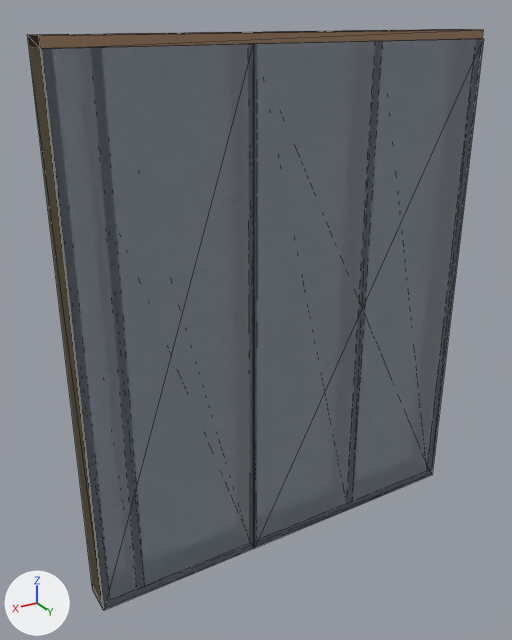
What one commit did to the glTF model panels/EX3_GF.glb.
Camera for both pictures: a 50 mm lens placed at (1.65, 2.48, 1.25), pointed at (0.12, -0.06, -0.02). Arrows for +X, +Y and +Z are at lower left; the lights stay in place. The older version comes first. Mesh edges are drawn as thin lines. Vertices at exactly the same position are counted once.

Objects in the first picture: 'EX3 GF'.
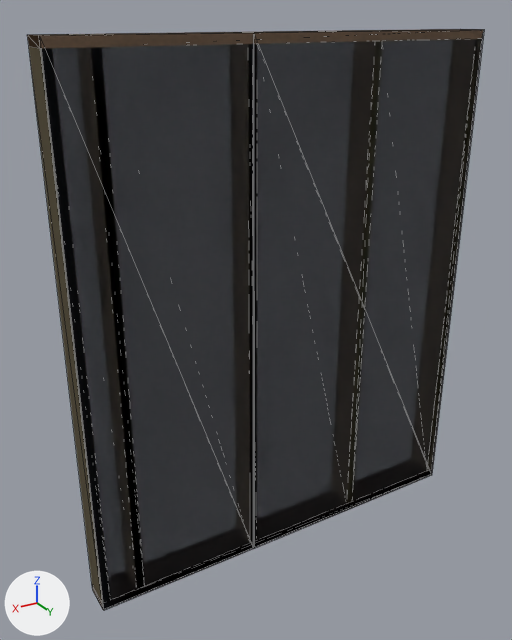
Where the change shows, as pixel boxes [x1, y1, x2, y2] in the pictures (512 x 640 px; the box of a moved part takes in the faces that stretch with it):
```json
{"object": "EX3 GF", "change": "reshaped", "before": [27, 29, 483, 611], "after": [27, 29, 484, 611]}
{"part": 1, "of": "me_ex3_gf", "change": "moved or reshaped", "before": [41, 39, 483, 611], "after": [40, 30, 484, 611]}
```

Edits to the scene script, one JSON object a line:
```json
{"block": "me_ex3_gf", "where": "me_ex3_gf.from_pydata(...)  # 104 vertices, 156 faces, 156 loose edges; spans x -0.99..0.99, y -0.07..0.07, z -1.19..1.19"}
{"block": "me_ex3_gf", "where": "# used by ob_ex3_gf; location = (0.0, 0.0, 0.0)"}
{"block": "me_ex3_gf", "change": "me_ex3_gf part 1"}
{"op": "set", "path": "me_ex3_gf.vertices[89].co", "old": "(-0.99, 0.07, -1.19)", "new": "(0.21, 0.07, -1.19)", "note": "pixel (431, 474) -> pixel (254, 548)"}
{"op": "set", "path": "me_ex3_gf.vertices[90].co", "old": "(0.21, 0.07, -1.19)", "new": "(0.21, 0.07, 1.19)", "note": "pixel (253, 547) -> pixel (254, 33)"}
{"op": "set", "path": "me_ex3_gf.vertices[91].co", "old": "(0.21, 0.07, -1.19)", "new": "(-0.99, 0.07, 1.19)", "note": "pixel (254, 548) -> pixel (484, 29)"}
{"op": "set", "path": "me_ex3_gf.vertices[92].co", "old": "(0.21, 0.07, 1.15)", "new": "(-0.99, 0.07, -1.19)", "note": "pixel (252, 43) -> pixel (431, 474)"}
{"op": "set", "path": "me_ex3_gf.vertices[93].co", "old": "(0.21, 0.07, 1.15)", "new": "(-0.99, 0.07, 1.19)", "note": "pixel (254, 43) -> pixel (483, 29)"}
{"op": "set", "path": "me_ex3_gf.vertices[94].co", "old": "(-0.99, 0.07, 1.15)", "new": "(0.21, 0.07, 1.19)", "note": "pixel (481, 38) -> pixel (252, 33)"}
{"op": "set", "path": "me_ex3_gf.vertices[95].co", "old": "(-0.99, 0.07, 1.15)", "new": "(0.21, 0.07, -1.19)", "note": "pixel (483, 38) -> pixel (253, 547)"}
{"op": "set", "path": "me_ex3_gf.vertices[97].co", "old": "(0.21, 0.07, -1.19)", "new": "(0.99, 0.07, -1.19)", "note": "pixel (253, 547) -> pixel (104, 610)"}
{"op": "set", "path": "me_ex3_gf.vertices[98].co", "old": "(0.99, 0.07, -1.19)", "new": "(0.99, 0.07, 1.19)", "note": "pixel (103, 609) -> pixel (40, 36)"}
{"op": "set", "path": "me_ex3_gf.vertices[99].co", "old": "(0.99, 0.07, -1.19)", "new": "(0.21, 0.07, 1.19)", "note": "pixel (104, 610) -> pixel (253, 33)"}
{"op": "set", "path": "me_ex3_gf.vertices[100].co", "old": "(0.99, 0.07, 1.15)", "new": "(0.21, 0.07, -1.19)", "note": "pixel (40, 48) -> pixel (253, 547)"}
{"op": "set", "path": "me_ex3_gf.vertices[101].co", "old": "(0.99, 0.07, 1.15)", "new": "(0.21, 0.07, 1.19)", "note": "pixel (41, 48) -> pixel (252, 33)"}
{"op": "set", "path": "me_ex3_gf.vertices[102].co", "old": "(0.21, 0.07, 1.15)", "new": "(0.99, 0.07, 1.19)", "note": "pixel (252, 43) -> pixel (39, 36)"}
{"op": "set", "path": "me_ex3_gf.vertices[103].co", "old": "(0.21, 0.07, 1.15)", "new": "(0.99, 0.07, -1.19)", "note": "pixel (253, 43) -> pixel (103, 609)"}
```
